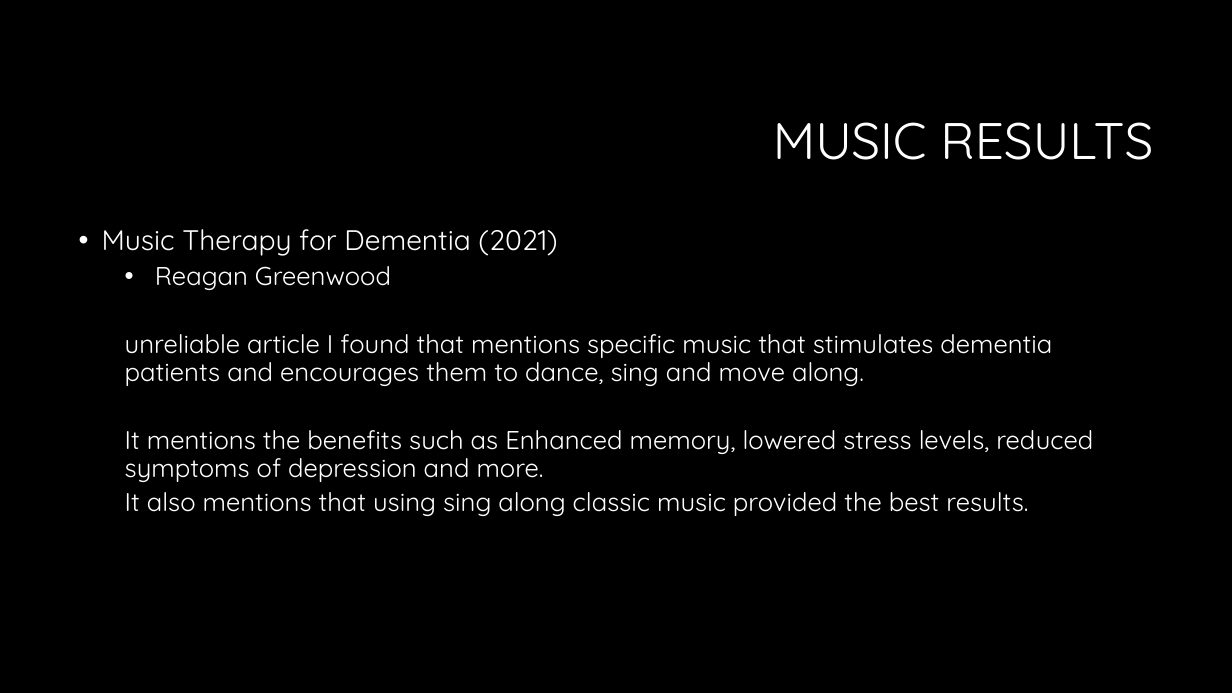
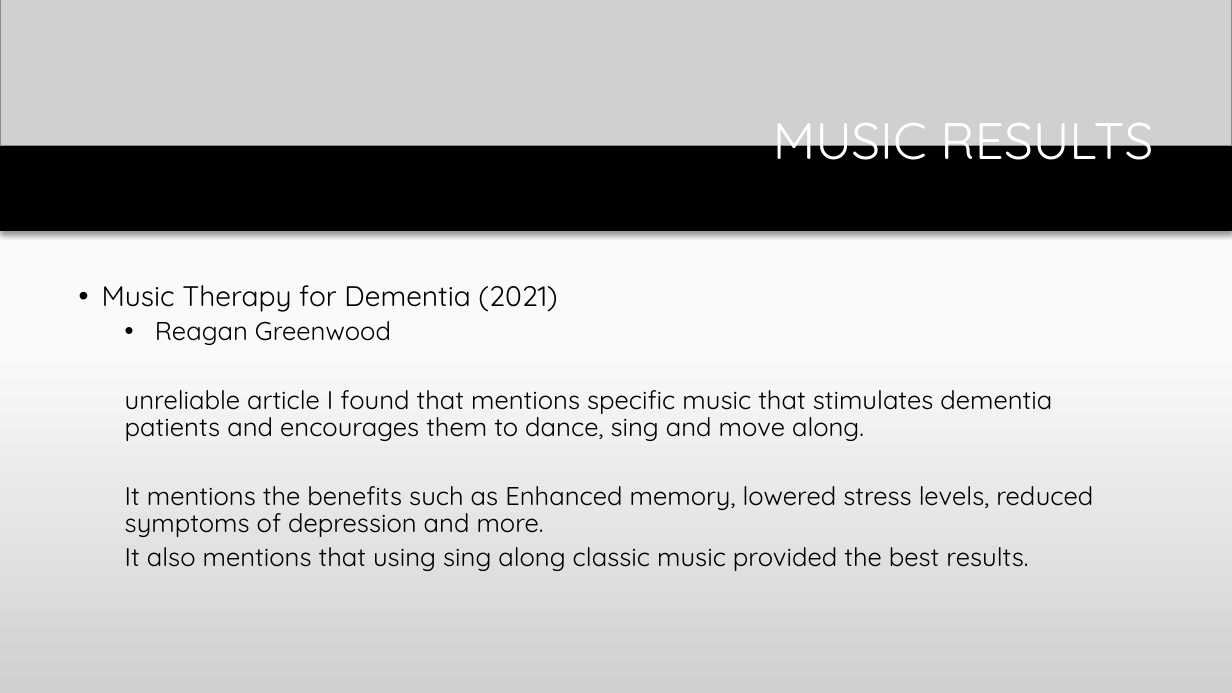
Before and after one commit to LoftieFourie/Honours_Project, a slide deck: slide 12 of Review of studies to motivate implementation and design.pptx. Drawn at 1232x693 pixels with LibreOffice and Linux fonts; fonts in the diff are those of the drawing; grey boxes stand for pictures; background and template pictures are left out. Boxes give left, top, right and bottom in pixels: in the first picture for what was removed or moved away, otherwise in the second. Text is boxed around its words. In the diff, an @@ line names an element or a change of style, - is before the commit and + after.

```diff
--- a/Review of studies to motivate implementation and design.pptx
+++ b/Review of studies to motivate implementation and design.pptx
@@ background #000000 to gradient #FFFFFF to #FBFBFB to #D1D1D1 @@
@@ rectangle added at (0, 0, 1232, 231), fill #000000 @@
@@ picture added at (0, 0, 1232, 146) @@
@@ title "MUSIC RESULTS" rewrapped from (773, 122, 1153, 160) to (773, 123, 1153, 172) @@
@@ text "Music Therapy for Dementia (2021)": place and size @@
-text "Music Therapy for Dementia (2021)" at (102, 229, 1093, 516)
+text "Music Therapy for Dementia (2021)" at (102, 285, 1093, 571)
@@ text "Music Therapy for Dementia (2021)" at (102, 285, 1093, 571): text colour #FFFFFF to #000000 @@
```
Also in this commit, not shown: 8 other slides changed, 3 slides added.
